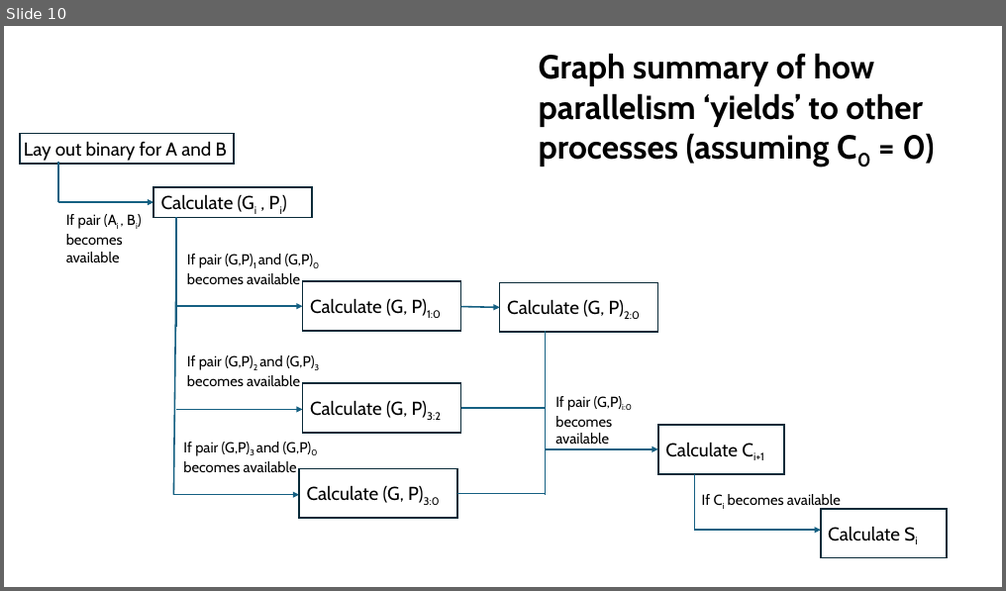
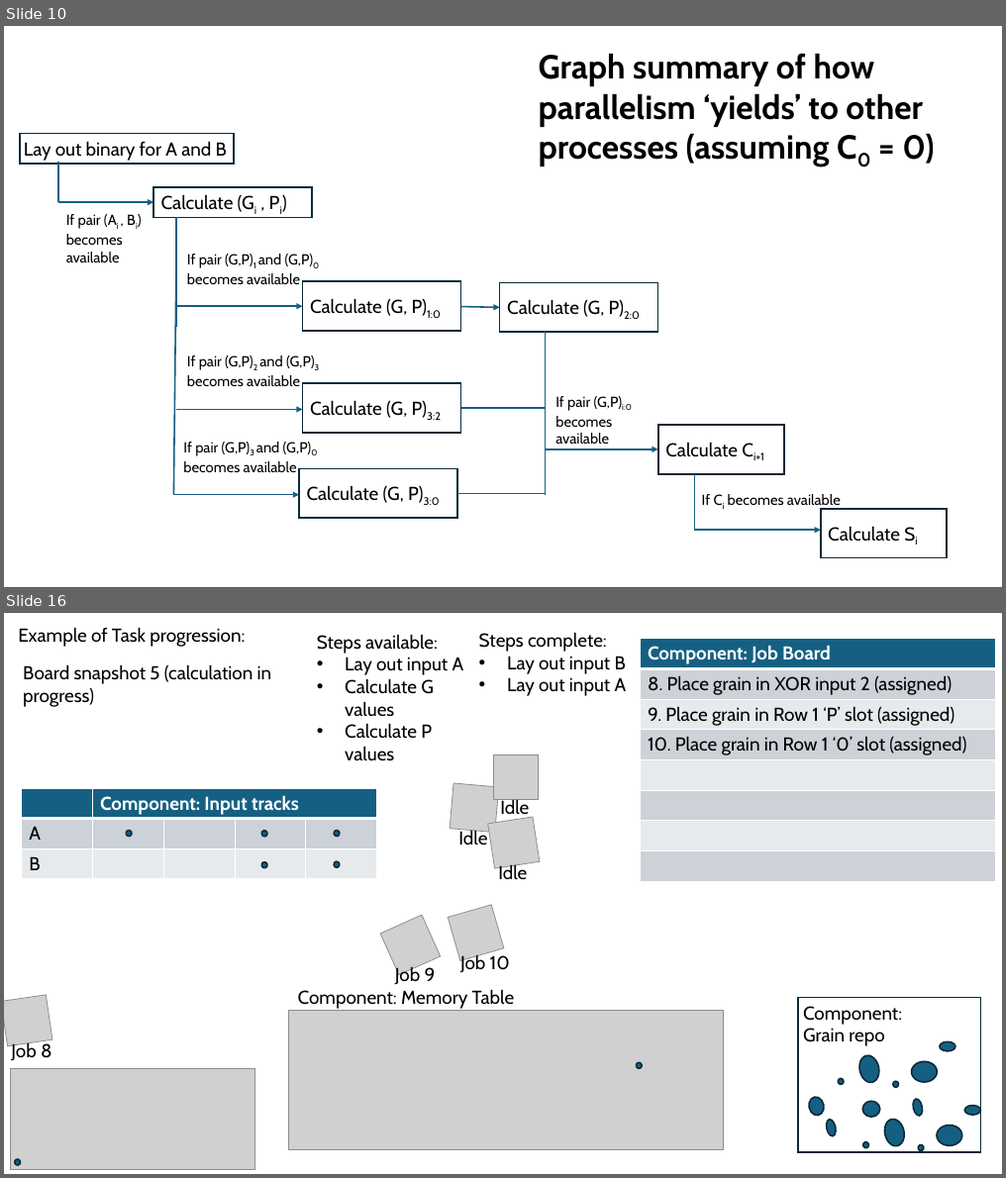
Before and after one commit to John-Cap/Ant-Colony-Calculator-Simulator, a slide deck: design/brainstorming/ant_board.pptx. Shown one above the other, each under a label of ours: slide 10 before the commit, slides 10 and 16 after it; the slides between them are not shown. The pictures are 1006x591 and 1006x1178 pixels, drawn with LibreOffice and Linux fonts; fonts in the diff are those of the drawing; grey boxes stand for pictures. Boxes give left, top, right and bottom in pixels: in the first picture for what was removed or moved away, otherwise in the second. Text is boxed around its words. In the diff, an @@ line names an element or a change of style, - is before the commit and + after.

```diff
--- a/design/brainstorming/ant_board.pptx
+++ b/design/brainstorming/ant_board.pptx
@@ slide 16 added at [4, 613, 1002, 1174], background #FFFFFF @@
@@ text added at [18, 627, 245, 647], 18 pt, text #000000 @@
+Example of Task progression:
@@ text added at [317, 634, 464, 761], 18 pt, text #000000 @@
+Steps available:
+• Lay out input A
+• Calculate G values
+• Calculate P values
@@ text added at [479, 632, 627, 696], 18 pt, text #000000 @@
+Steps complete:
+• Lay out input B
+• Lay out input A
@@ table added at [641, 639, 995, 881], 8 rows, 1 columns @@
+Component: Job Board
+8. Place grain in XOR input 2 (assigned)
+9. Place grain in Row 1 ‘P’ slot (assigned)
+10. Place grain in Row 1 ‘0’ slot (assigned)
+
+
+
+
@@ text added at [23, 664, 272, 707], 18 pt, text #000000 @@
+Board snapshot 5 (calculation in progress)
@@ picture added at [493, 755, 539, 800] @@
@@ table added at [22, 789, 377, 878], 3 rows, 5 columns @@
+ | Component: Input tracks |  |  | 
+A |  |  |  | 
+B |  |  |  | 
@@ picture added at [450, 783, 499, 833] @@
@@ picture added at [488, 817, 541, 869] @@
@@ text added at [500, 799, 529, 819], 18 pt, text #000000 @@
+Idle
@@ ellipse added at [126, 830, 132, 837], fill #156082, outline #092A39 1.5 pt @@
@@ ellipse added at [261, 831, 267, 838], fill #156082, outline #092A39 1.5 pt @@
@@ ellipse added at [334, 830, 340, 837], fill #156082, outline #092A39 1.5 pt @@
@@ text added at [458, 829, 487, 845], 18 pt, text #000000 @@
+Idle
@@ ellipse added at [261, 861, 267, 868], fill #156082, outline #092A39 1.5 pt @@
@@ ellipse added at [334, 861, 340, 868], fill #156082, outline #092A39 1.5 pt @@
@@ text added at [498, 863, 527, 879], 18 pt, text #000000 @@
+Idle
@@ picture added at [448, 905, 504, 961] @@
@@ picture added at [381, 915, 441, 975] @@
@@ text added at [395, 966, 436, 984], 18 pt, text #000000 @@
+Job 9
@@ text added at [460, 954, 510, 974], 18 pt, text #000000 @@
+Job 10
@@ picture added at [4, 995, 53, 1047] @@
@@ text added at [298, 989, 515, 1009], 18 pt, text #000000 @@
+Component: Memory Table
@@ picture added at [288, 1011, 724, 1150] @@
@@ text added at [11, 1042, 53, 1060], 18 pt, text #000000 @@
+Job 8
@@ picture added at [11, 1069, 254, 1170] @@
@@ ellipse added at [636, 1062, 643, 1069], fill #156082, outline #092A39 1.5 pt @@
@@ group added at [798, 998, 981, 1153]: 14 ellipses, 1 rectangle, 1 text @@
+Component:
+Grain repo
@@ ellipse added at [14, 1159, 20, 1166], fill #156082, outline #092A39 1.5 pt @@
```
Also in this commit, not shown: 1 slide changed, 8 other slides added, 37 other files.
